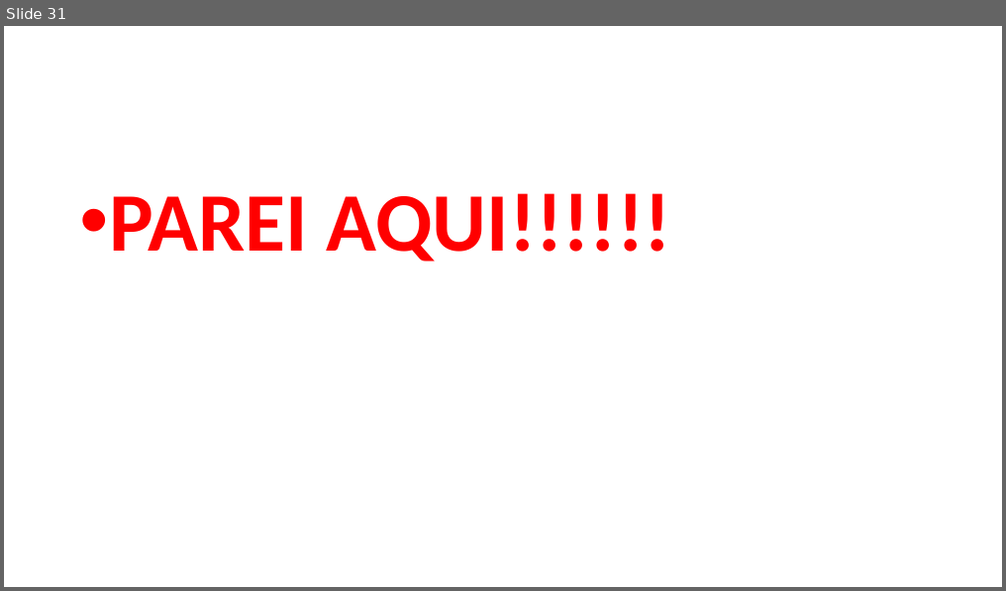
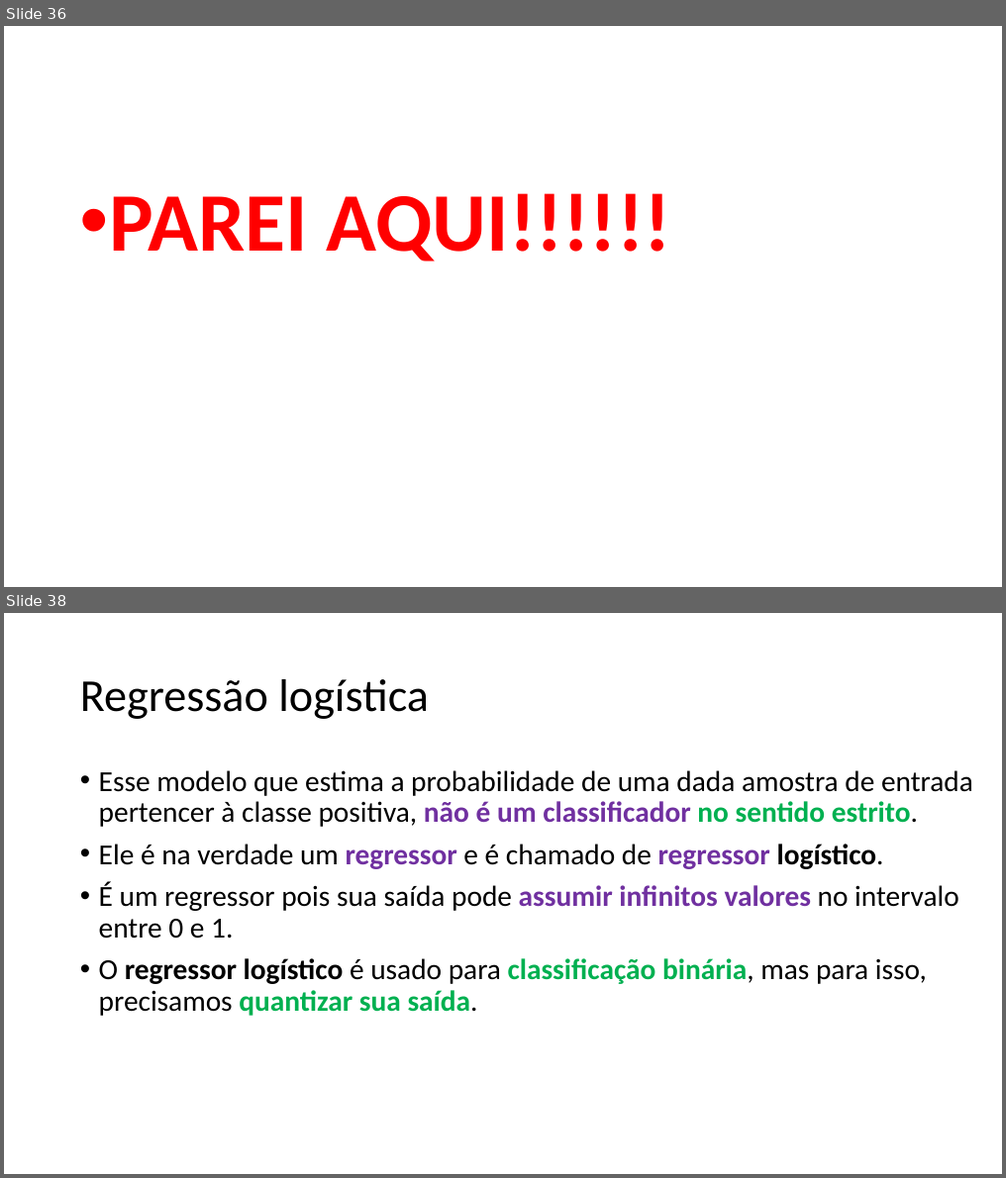
Before and after one commit to zz4fap/c24_inteligencia_artificial, a slide deck: slides/C24_Classificação.pptx. Shown one above the other, each under a label of ours: slide 31 before the commit, slides 36 and 38 after it; the slides between them are not shown. The pictures are 1006x591 and 1006x1178 pixels, drawn with LibreOffice and Linux fonts; fonts in the diff are those of the drawing. Boxes give left, top, right and bottom in pixels: in the first picture for what was removed or moved away, otherwise in the second. Text is boxed around its words. In the diff, an @@ line names an element or a change of style, - is before the commit and + after.

```diff
--- a/slides/C24_Classificação.pptx
+++ b/slides/C24_Classificação.pptx
@@ slide 38 added at [4,613,1002,1174], background #FFFFFF @@
@@ title added at [80,679,429,719], 44 pt, text #000000 @@
+Regressão logística
@@ text added at [99,770,973,1016], 28 pt, text #000000 @@
+• Esse modelo que estima a probabilidade de uma dada amostra de entrada pertencer à classe positiva, não é um classificador no sentido estrito.
+• Ele é na verdade um regressor e é chamado de regressor logístico.
+• É um regressor pois sua saída pode assumir infinitos valores no intervalo entre 0 e 1.
+• O regressor logístico é usado para classificação binária, mas para isso, precisamos quantizar sua saída.
@@ what was slide 31 is now slide 36 @@
```
Also in this commit, not shown: 32 other slides added.
